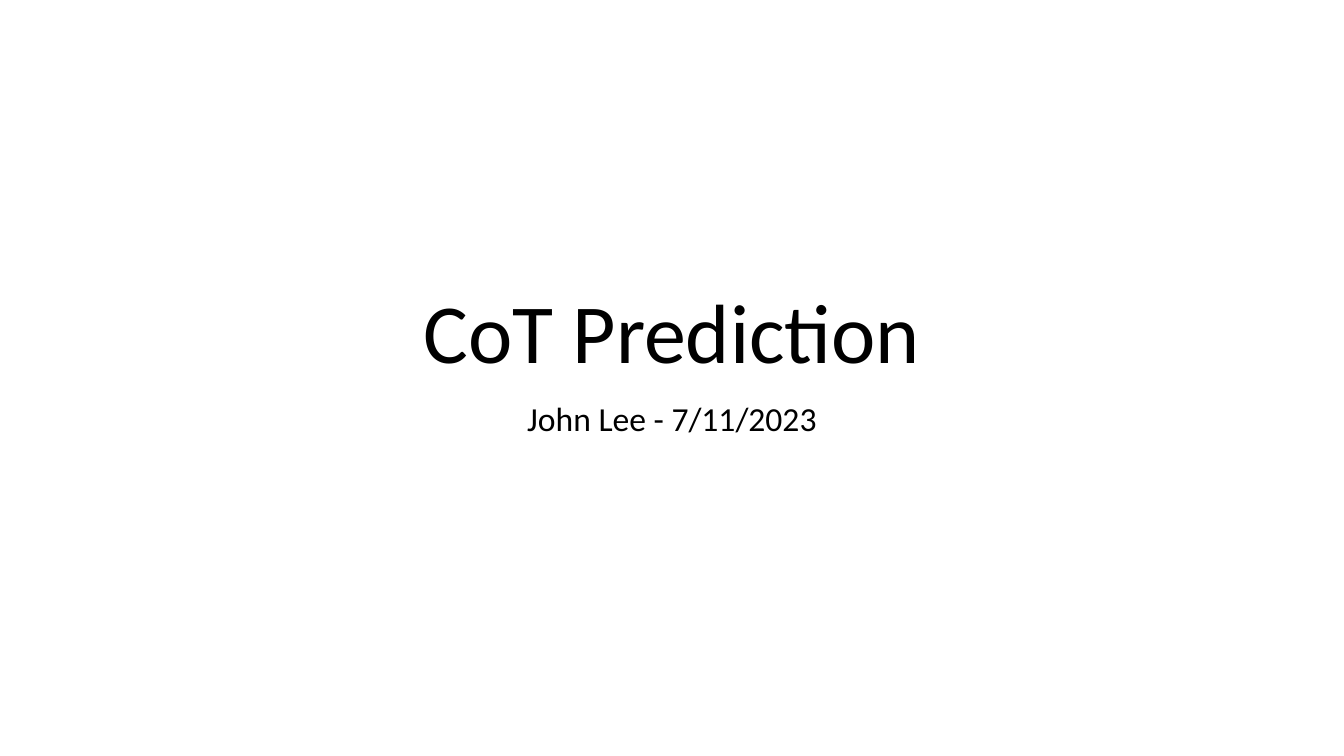
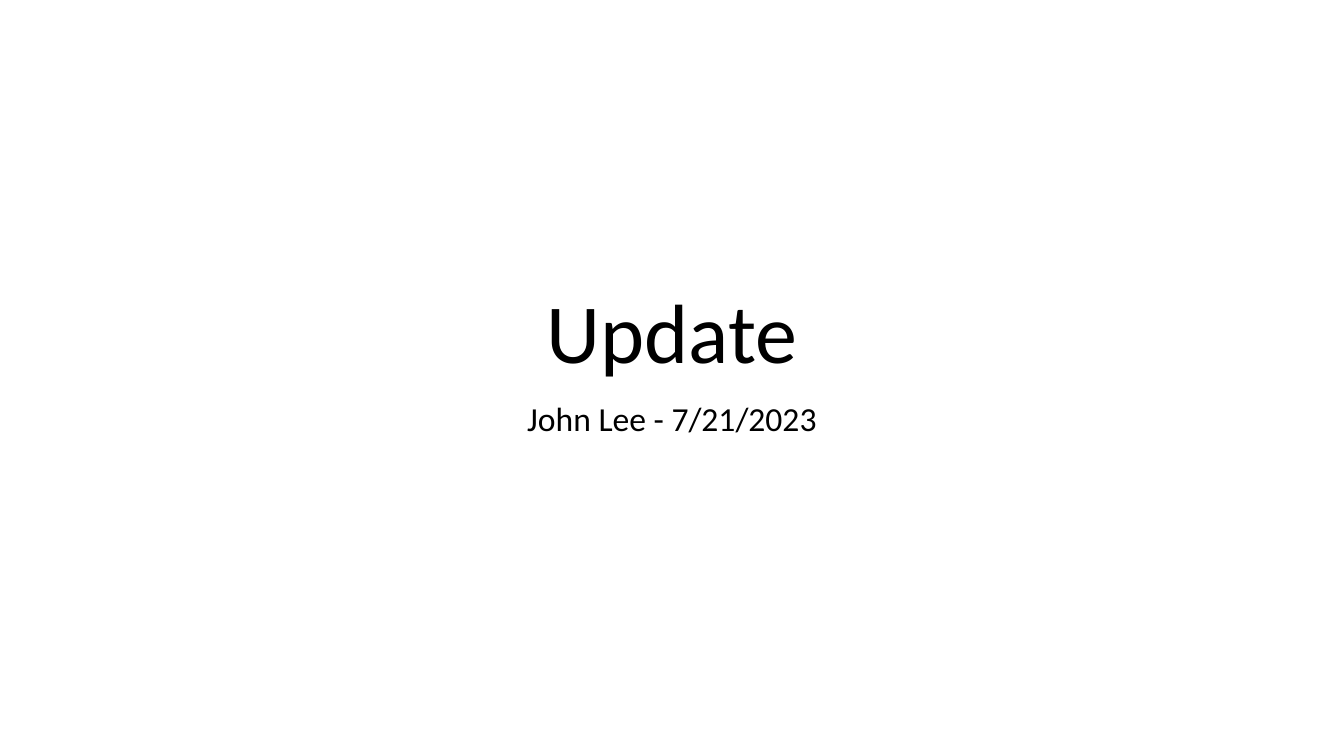
Before and after one commit to JohnDLee/ChemistryPE, a slide deck: slide 1 of pptx/7-21-2023.pptx. Drawn at 1344x756 pixels with LibreOffice and Linux fonts; fonts in the diff are those of the drawing. Boxes give left, top, right and bottom in pixels: in the first picture for what was removed or moved away, otherwise in the second. Text is boxed around its words. In the diff, an @@ line names an element or a change of style, - is before the commit and + after.

```diff
--- a/pptx/7-21-2023.pptx
+++ b/pptx/7-21-2023.pptx
@@ title at (x1=547, y1=304, x2=798, y2=377): text changed @@
-CoT Prediction
+Update
@@ subtitle at (x1=527, y1=407, x2=817, y2=433): text changed @@
-John Lee - 7/11/2023
+John Lee - 7/21/2023
```
Also in this commit, not shown: 2 other slides changed, 9 slides added, 5 slides removed, 42 other files.
